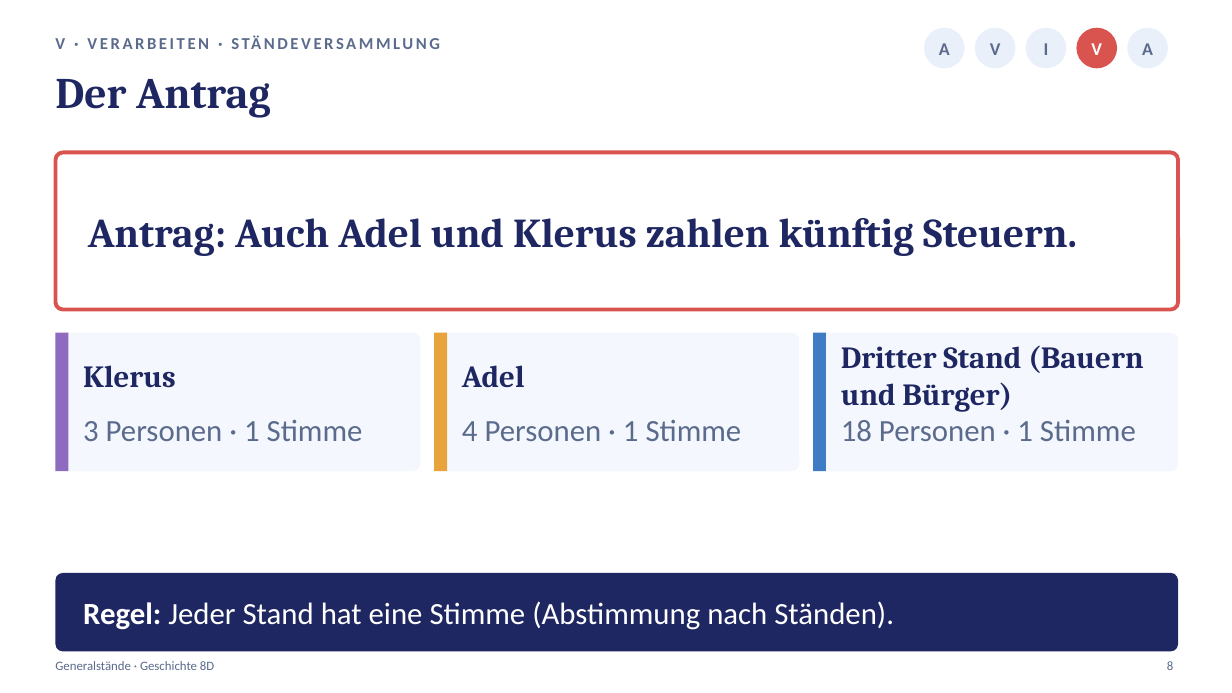
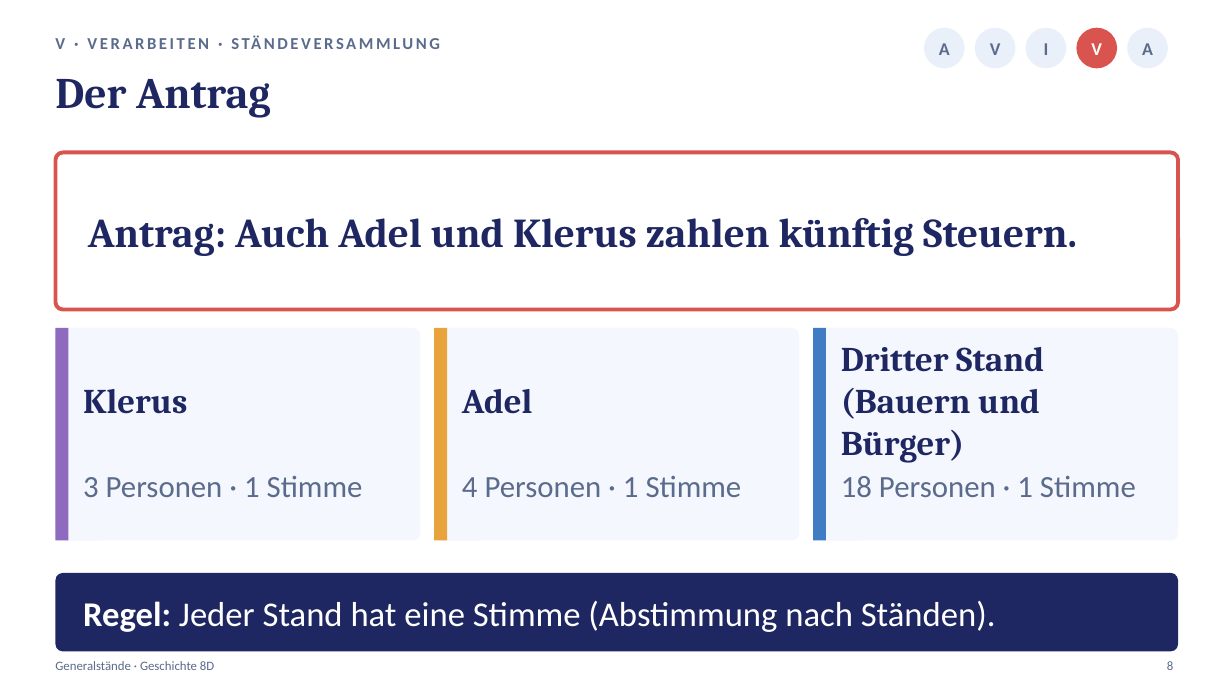
Before and after one commit to golzkonstantin-gif/Schule, a slide deck: slide 8 of Geschichte_8D/Generalstaende/Praesentation_Generalstaende_8D.pptx. Drawn at 1232x693 pixels with LibreOffice and Linux fonts; fonts in the diff are those of the drawing. Boxes give left, top, right and bottom in pixels: in the first picture for what was removed or moved away, otherwise in the second. Text is boxed around its words. In the diff, an @@ line names an element or a change of style, - is before the commit and + after.

```diff
--- a/Geschichte_8D/Generalstaende/Praesentation_Generalstaende_8D.pptx
+++ b/Geschichte_8D/Generalstaende/Praesentation_Generalstaende_8D.pptx
@@ rounded rectangle: place and size @@
-rounded rectangle at [55,333,421,471]
+rounded rectangle at [55,328,421,541]
@@ rectangle: place and size @@
-rectangle at [55,333,68,471]
+rectangle at [55,328,68,541]
@@ rounded rectangle: place and size @@
-rounded rectangle at [434,333,799,471]
+rounded rectangle at [434,328,799,541]
@@ rectangle: place and size @@
-rectangle at [434,333,447,471]
+rectangle at [434,328,447,541]
@@ proportions changed in 3 elements at [55,328,421,541], [434,328,799,541], [813,328,1178,541] @@
@@ rounded rectangle: place and size @@
-rounded rectangle at [813,333,1178,471]
+rounded rectangle at [813,328,1178,541]
@@ rectangle: place and size @@
-rectangle at [813,333,826,471]
+rectangle at [813,328,826,541]
@@ text "Klerus": place and size @@
-text "Klerus" at [83,365,176,388]
+text "Klerus" at [83,389,187,414]
@@ text "Adel": place and size @@
-text "Adel" at [462,365,525,387]
+text "Adel" at [462,389,532,414]
@@ size 24 to 27 pt in 4 elements at [83,601,996,632], [83,389,187,414], [462,389,532,414], [841,347,1044,463] @@
@@ text "3 Personen · 1 Stimme": place and size @@
-text "3 Personen · 1 Stimme" at [83,420,363,441]
+text "3 Personen · 1 Stimme" at [83,476,363,497]
@@ text "4 Personen · 1 Stimme": place and size @@
-text "4 Personen · 1 Stimme" at [462,420,742,441]
+text "4 Personen · 1 Stimme" at [462,476,742,497]
@@ text "18 Personen · 1 Stimme": place and size @@
-text "18 Personen · 1 Stimme" at [841,420,1136,441]
+text "18 Personen · 1 Stimme" at [841,476,1136,497]
```
Also in this commit, not shown: 17 other slides changed, 21 other files.
